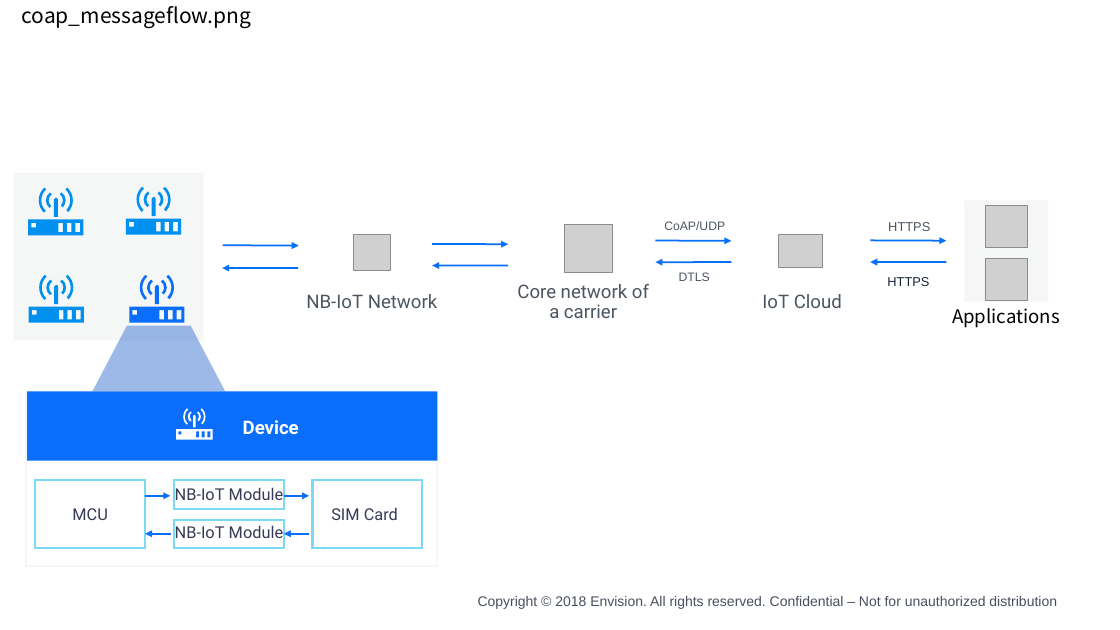
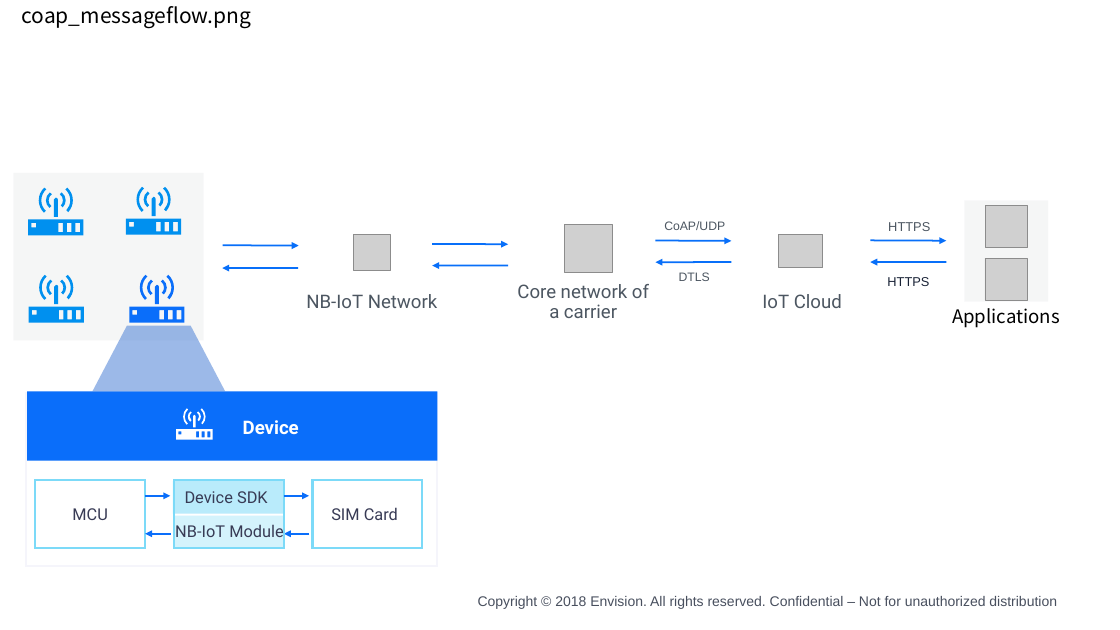
Before and after one commit to EnvisionDoc/device_connection_en, a slide deck: slide 33 of media/device_en.pptx (slide 30 before the commit). Drawn at 1120x630 pixels with LibreOffice and Linux fonts; fonts in the diff are those of the drawing; grey boxes stand for pictures; background and template pictures are left out. Boxes give left, top, right and bottom in pixels: in the first picture for what was removed or moved away, otherwise in the second. Text is boxed around its words. In the diff, an @@ line names an element or a change of style, - is before the commit and + after.

```diff
--- a/media/device_en.pptx
+++ b/media/device_en.pptx
@@ rectangle added at <box>173,481,283,514</box>, fill #7CDAF8 at 53% opacity @@
@@ rectangle: place and size @@
-rectangle at <box>174,481,284,509</box>
+rectangle at <box>174,481,284,548</box>
@@ text at <box>185,491,268,503</box>: text changed @@
-NB-IoT Module
+Device SDK
@@ rectangle: place and size @@
-rectangle at <box>174,520,284,549</box>
+rectangle at <box>174,516,284,549</box>
@@ rectangle at <box>174,516,284,549</box>: fill none to #7CDAF8 at 32% opacity; outline #7CDAF8 1.75 pt to none @@
```
Also in this commit, not shown: 1 other slide changed, 10 slides added, 53 other files.
